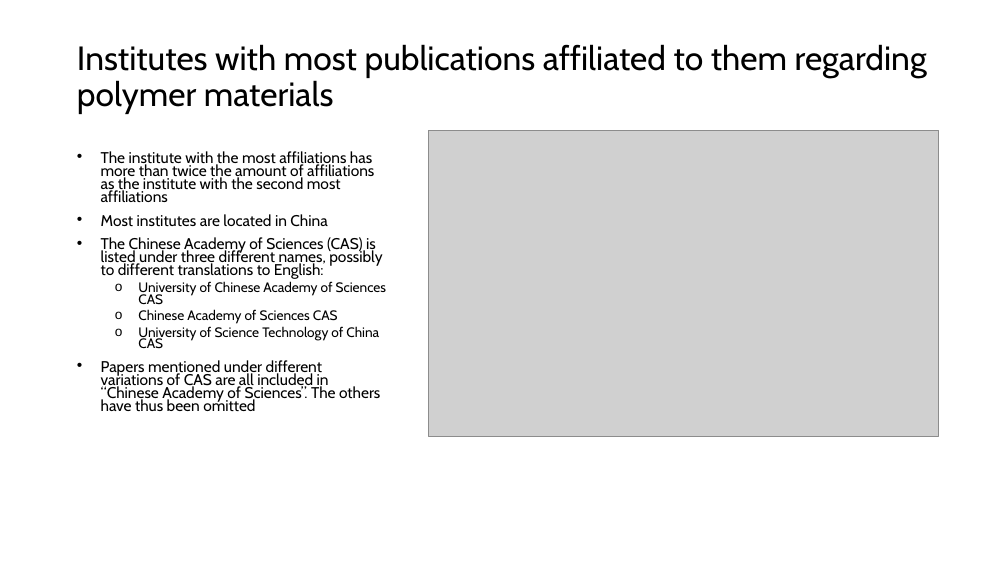
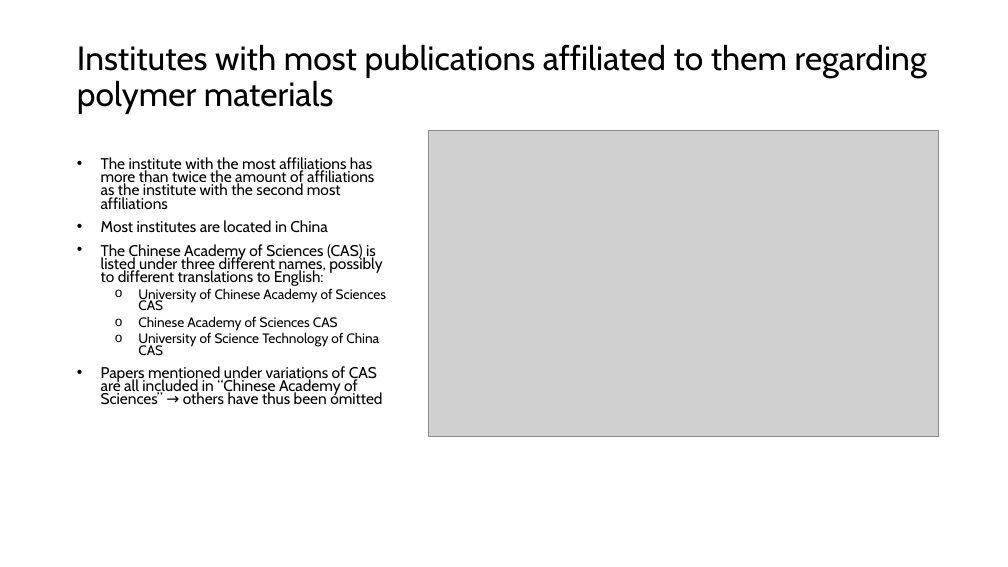
Before and after one commit to GMPuntigam/DataDrivenForesight, a slide deck: slide 7 of presentation/DataDrivenForesight.pptx (slide 6 before the commit). Drawn at 1008x567 pixels with LibreOffice and Linux fonts; fonts in the diff are those of the drawing; grey boxes stand for pictures. Boxes give left, top, right and bottom in pixels: in the first picture for what was removed or moved away, otherwise in the second. Text is boxed around its words. In the diff, an @@ line names an element or a change of style, - is before the commit and + after.

Commit message:
Added code to include graphs for all materials, presentation adjusted

```diff
--- a/presentation/DataDrivenForesight.pptx
+++ b/presentation/DataDrivenForesight.pptx
@@ text at (x1=101, y1=366, x2=382, y2=405): text changed @@
-• Papers mentioned under different variations of CAS are all included in “Chinese Academy of Sciences”. The others have thus been omitted
+• Papers mentioned under variations of CAS are all included in “Chinese Academy of Sciences” → others have thus been omitted
```
Also in this commit, not shown: 1 other slide changed, 1 slide added, 3 other files.
